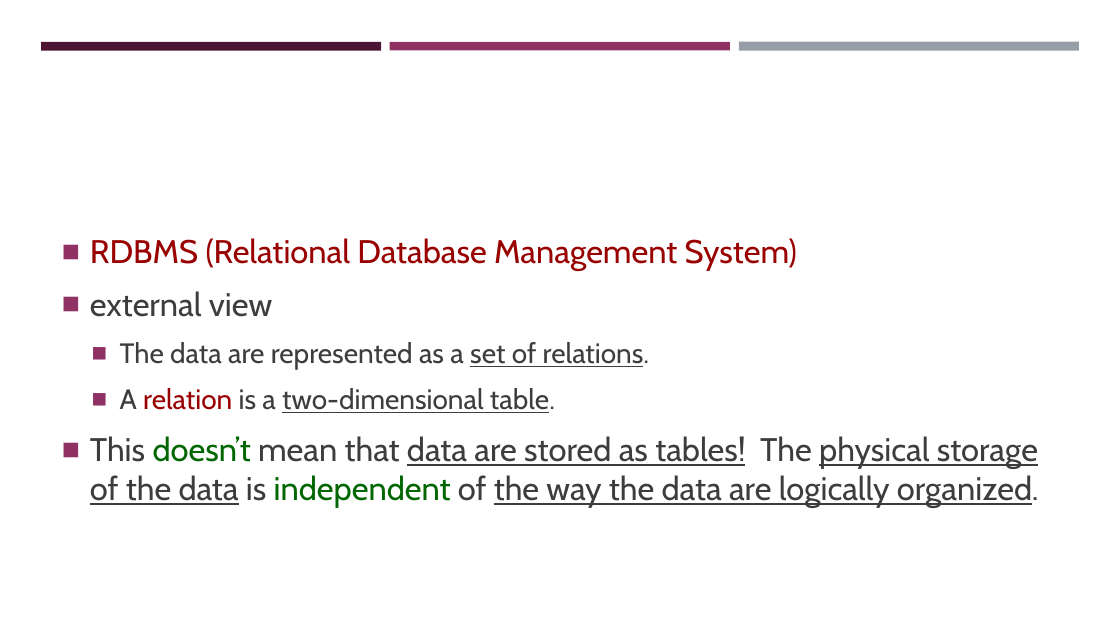
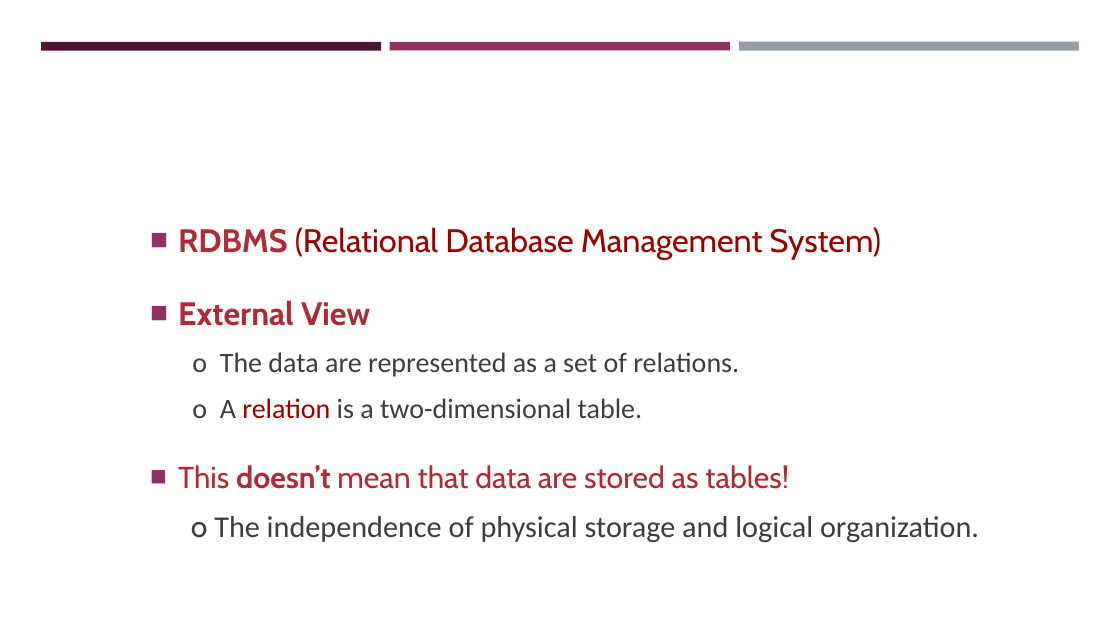
Before and after one commit to pengdsci/STA490, a slide deck: slide 7 of w06/sql/w10-STA321Relational-Database-SQL-Clauses.pptx (slide 5 before the commit). Drawn at 1120x630 pixels with LibreOffice and Linux fonts; fonts in the diff are those of the drawing; background and template pictures are left out. Boxes give left, top, right and bottom in pixels: in the first picture for what was removed or moved away, otherwise in the second. Text is boxed around its words. In the diff, an @@ line names an element or a change of style, - is before the commit and + after.

```diff
--- a/w06/sql/w10-STA321Relational-Database-SQL-Clauses.pptx
+++ b/w06/sql/w10-STA321Relational-Database-SQL-Clauses.pptx
@@ text "RDBMS (Relational Database Management System)": place and size @@
-text "RDBMS (Relational Database Management System)" at [90,238,1039,508]
+text "RDBMS (Relational Database Management System)" at [178,227,979,542]
@@ text at [178,227,881,259]: size 28 to 27.8 pt in "RDBMS (Relational Database Management System)"; text colour #990000 to #B02A37, bold on in "RDBMS" @@
@@ text at [178,300,979,542]: text changed; size 28 to 25.9 pt; font Cabin to Calibri @@
-■ external view
-  ■ The data are represented as a set of relations.
-  ■ A relation is a two-dimensional table.
-■ This doesn’t mean that data are stored as tables! The physical storage of the data is independent of the way the data are logically organized.
+■ External View
+  o The data are represented as a set of relations.
+  o A relation is a two-dimensional table.
+■ This doesn’t mean that data are stored as tables!
+o The independence of physical storage and logical organization.
```
Also in this commit, not shown: 13 other slides changed, 2 slides added.
